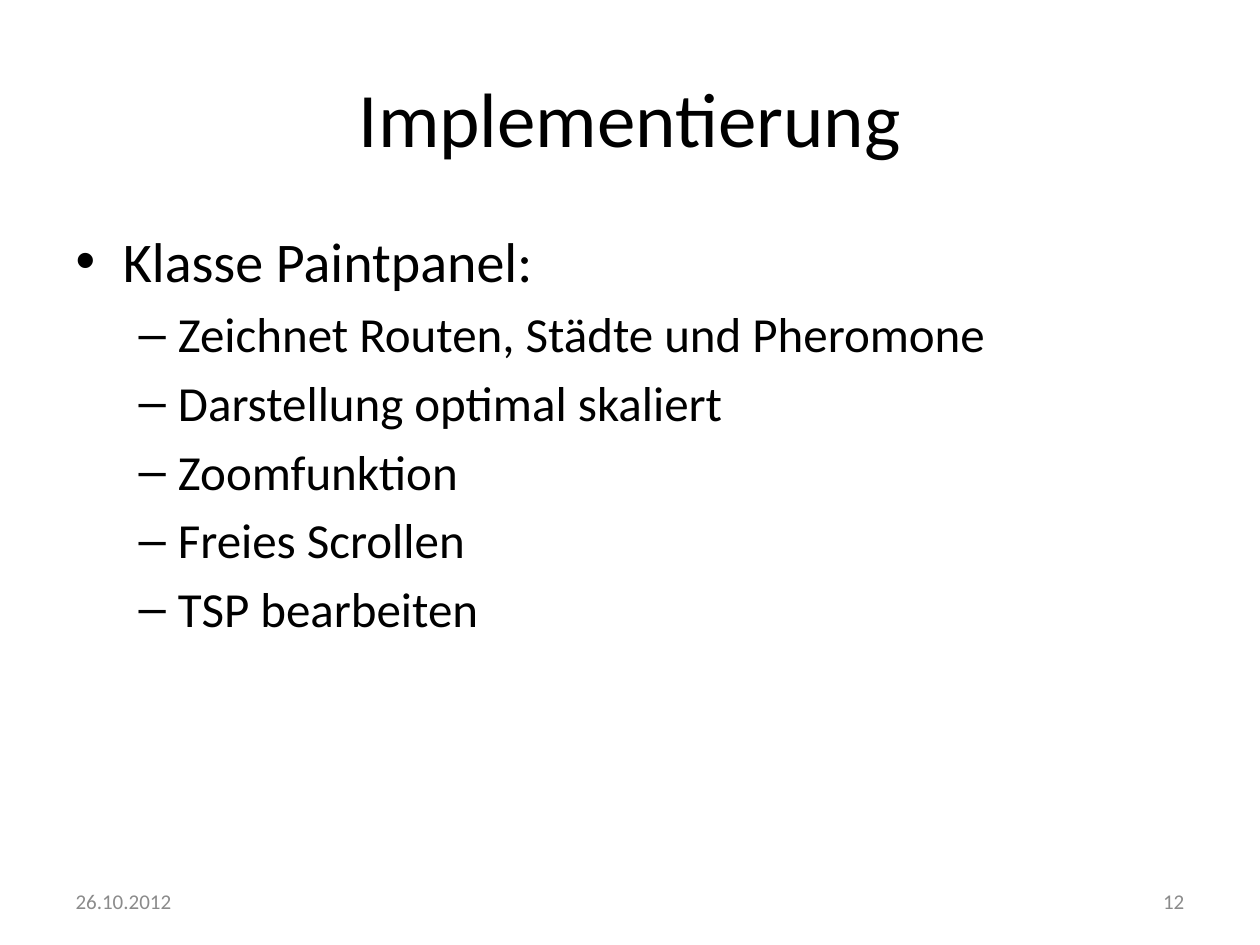
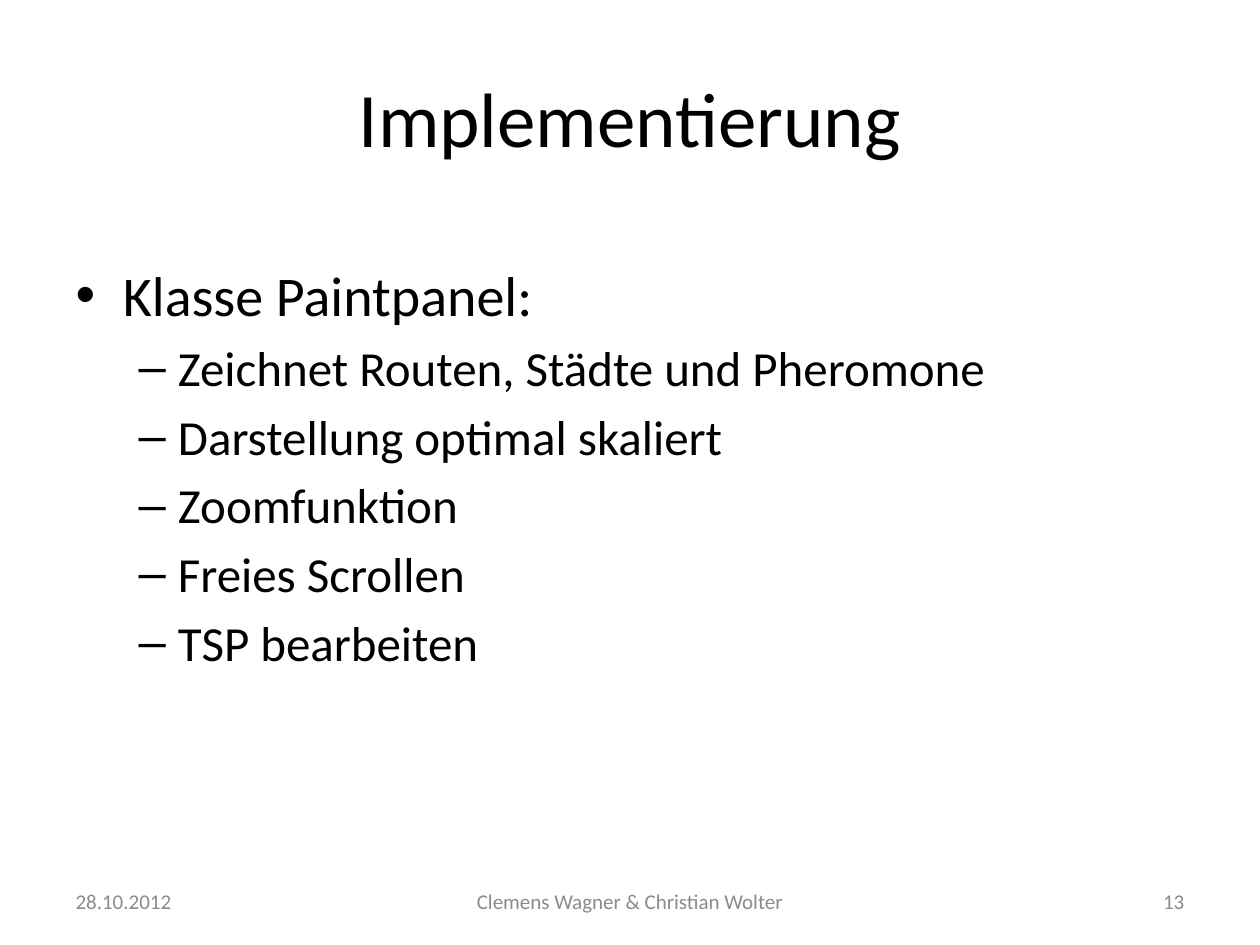
Before and after one commit to dev693/ants, a slide deck: slide 13 of Ants/src/doku/präsentation.pptx (slide 12 before the commit). Drawn at 1260x945 pixels with LibreOffice and Linux fonts; fonts in the diff are those of the drawing. Boxes give left, top, right and bottom in pixels: in the first picture for what was removed or moved away, otherwise in the second. Text is boxed around its words. In the diff, an @@ line names an element or a change of style, - is before the commit and + after.

```diff
--- a/Ants/src/doku/präsentation.pptx
+++ b/Ants/src/doku/präsentation.pptx
@@ text at (123, 277, 532, 325): line spacing 1 to 1.5 @@
@@ text at (76, 895, 172, 909): text changed @@
-26.10.2012
+28.10.2012
@@ text added at (477, 894, 782, 913), 12 pt, text #8C8C8C @@
+Clemens Wagner & Christian Wolter
@@ page number at (1163, 895, 1184, 909): text changed @@
-12
+13
```
Also in this commit, not shown: 14 other slides changed, 1 slide added, 3 other files.
